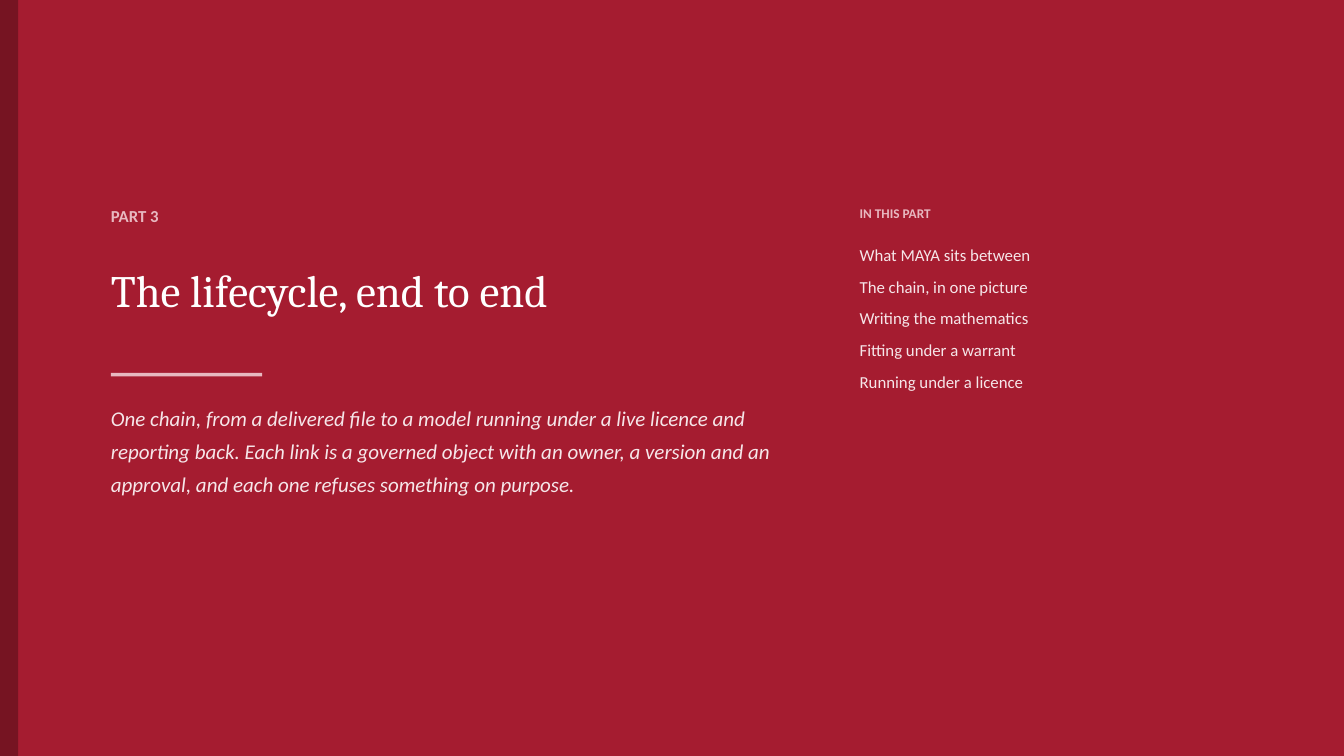
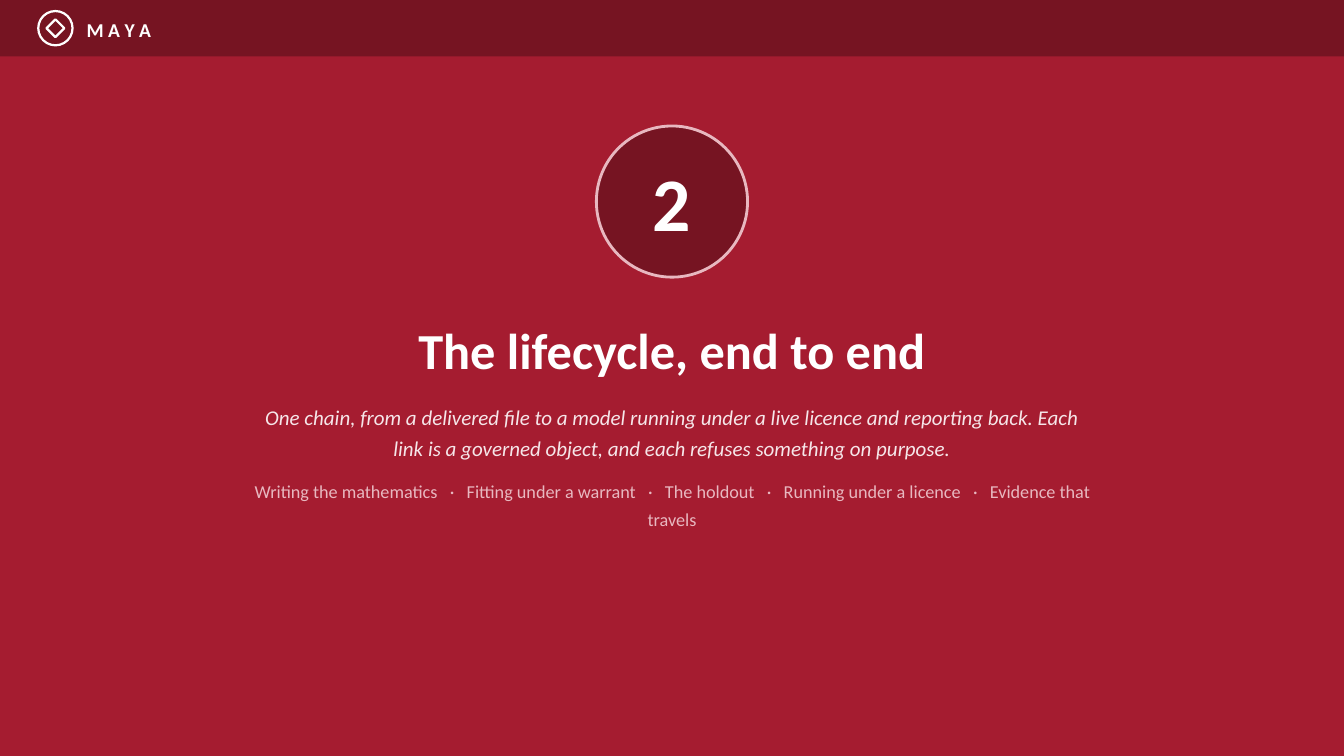
Before and after one commit to ajsinha/maya, a slide deck: slide 17 of docs/publications/MAYA-Model-Management-Formalism-and-System-Design.pptx (slide 19 before the commit). Drawn at 1344x756 pixels with LibreOffice and Linux fonts; fonts in the diff are those of the drawing. Boxes give left, top, right and bottom in pixels: in the first picture for what was removed or moved away, otherwise in the second. Text is boxed around its words. In the diff, an @@ line names an element or a change of style, - is before the commit and + after.

Commit message:
The deck retold as a briefing: TL;DR, ten principles, supervisors' words, architecture, a model's journey, then eight parts with screenshots, worked studies and a graded comparison, in MAYA's crimson; landing page numbers counted from the code

```diff
--- a/docs/publications/MAYA-Model-Management-Formalism-and-System-Design.pptx
+++ b/docs/publications/MAYA-Model-Management-Formalism-and-System-Design.pptx
@@ rectangle resized from (x1=0, y1=0, x2=18, y2=756) to (x1=0, y1=0, x2=1344, y2=56) @@
@@ ellipse added at (x1=38, y1=11, x2=73, y2=45), outline #FFFFFF 1.6 pt @@
@@ diamond added at (x1=46, y1=19, x2=65, y2=37), outline #FFFFFF 1.6 pt @@
@@ text added at (x1=87, y1=24, x2=151, y2=37), 14 pt, text #FFFFFF, bold @@
+M A Y A
@@ ellipse added at (x1=597, y1=126, x2=748, y2=277), fill #761422, outline #E8B8C0 2 pt @@
@@ text added at (x1=653, y1=181, x2=691, y2=231), 54 pt, text #FFFFFF, bold @@
+2
@@ text removed at (x1=860, y1=209, x2=931, y2=218) @@
-IN THIS PART
@@ text removed at (x1=111, y1=211, x2=158, y2=222) @@
-PART 3
@@ text removed at (x1=860, y1=249, x2=1030, y2=391) @@
-What MAYA sits between
-The chain, in one picture
-Writing the mathematics
-Fitting under a warrant
-Running under a licence
@@ text "The lifecycle, end to end" moved from (x1=111, y1=275, x2=548, y2=317) to (x1=418, y1=333, x2=925, y2=377) @@
@@ text "The lifecycle, end to end" at (x1=418, y1=333, x2=925, y2=377): size 32 to 36 pt, font Cambria to Calibri, bold on; alignment left to centre @@
@@ rectangle removed at (x1=111, y1=373, x2=262, y2=377) @@
@@ text at (x1=255, y1=410, x2=1090, y2=526): text changed @@
-One chain, from a delivered file to a model running under a live licence and reporting back. Each link is a governed object with an owner, a version and an approval, and each one refuses something on purpose.
+One chain, from a delivered file to a model running under a live licence and reporting back. Each link is a governed object, and each refuses something on purpose.
+Writing the mathematics · Fitting under a warrant · The holdout · Running under a licence · Evidence that travels
```
Also in this commit, not shown: 30 other slides changed, 38 slides added, 41 slides removed, 19 other files.
